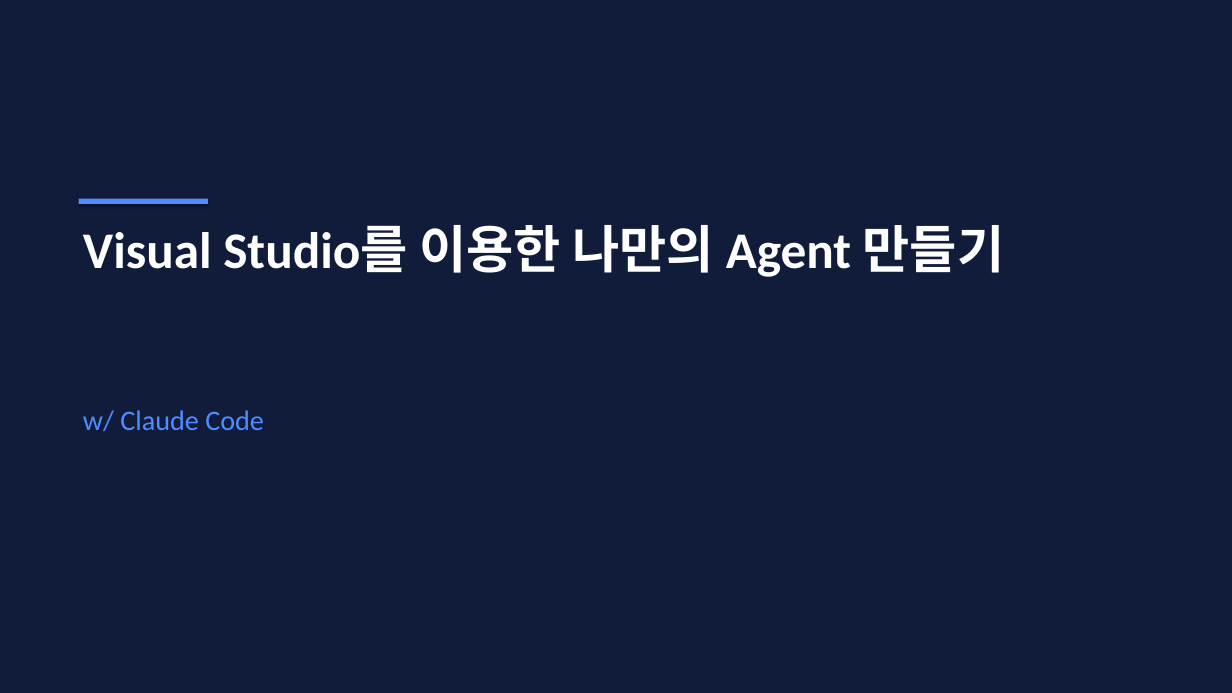
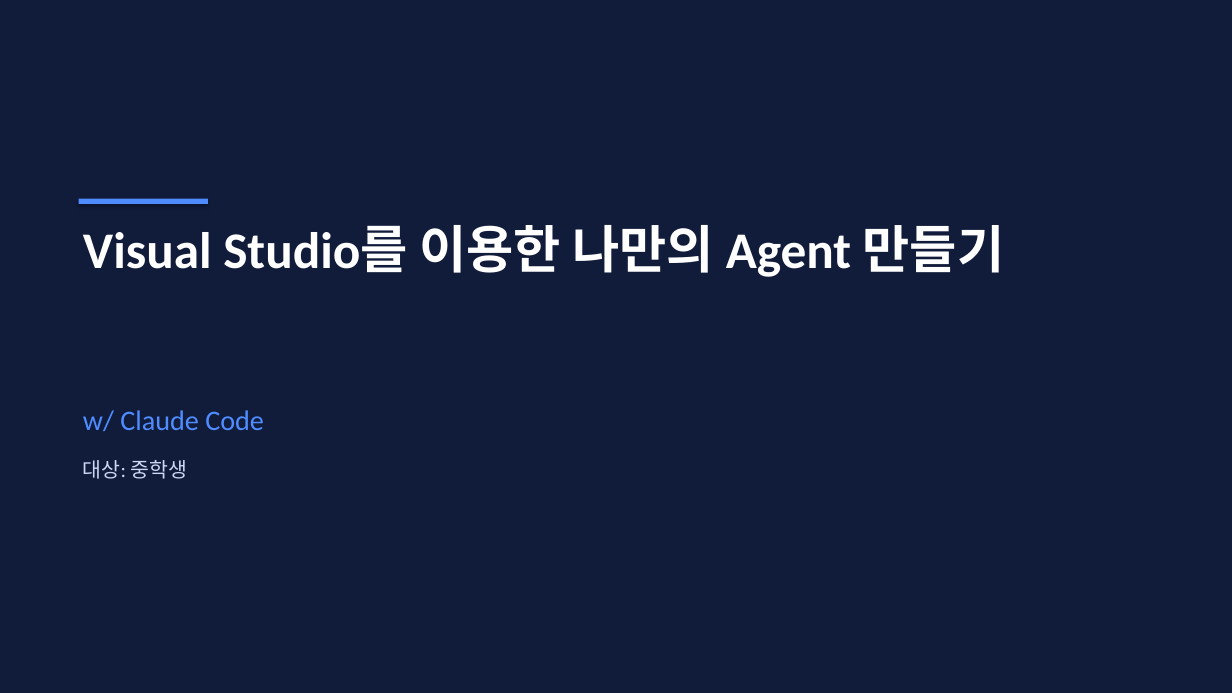
Before and after one commit to oysking55-ctrl/pt-agent, a slide deck: slide 1 of docs/01-visual-studio-agent/slides.pptx. Drawn at 1232x693 pixels with LibreOffice and Linux fonts; fonts in the diff are those of the drawing. Boxes give left, top, right and bottom in pixels: in the first picture for what was removed or moved away, otherwise in the second. Text is boxed around its words. In the diff, an @@ line names an element or a change of style, - is before the commit and + after.

```diff
--- a/docs/01-visual-studio-agent/slides.pptx
+++ b/docs/01-visual-studio-agent/slides.pptx
@@ text added at bbox=[83, 460, 188, 479], 16 pt, text #CCD6F6 @@
+대상: 중학생
```
Also in this commit, not shown: 7 other slides changed, 1 slide added, 1 slide removed, 5 other files.
